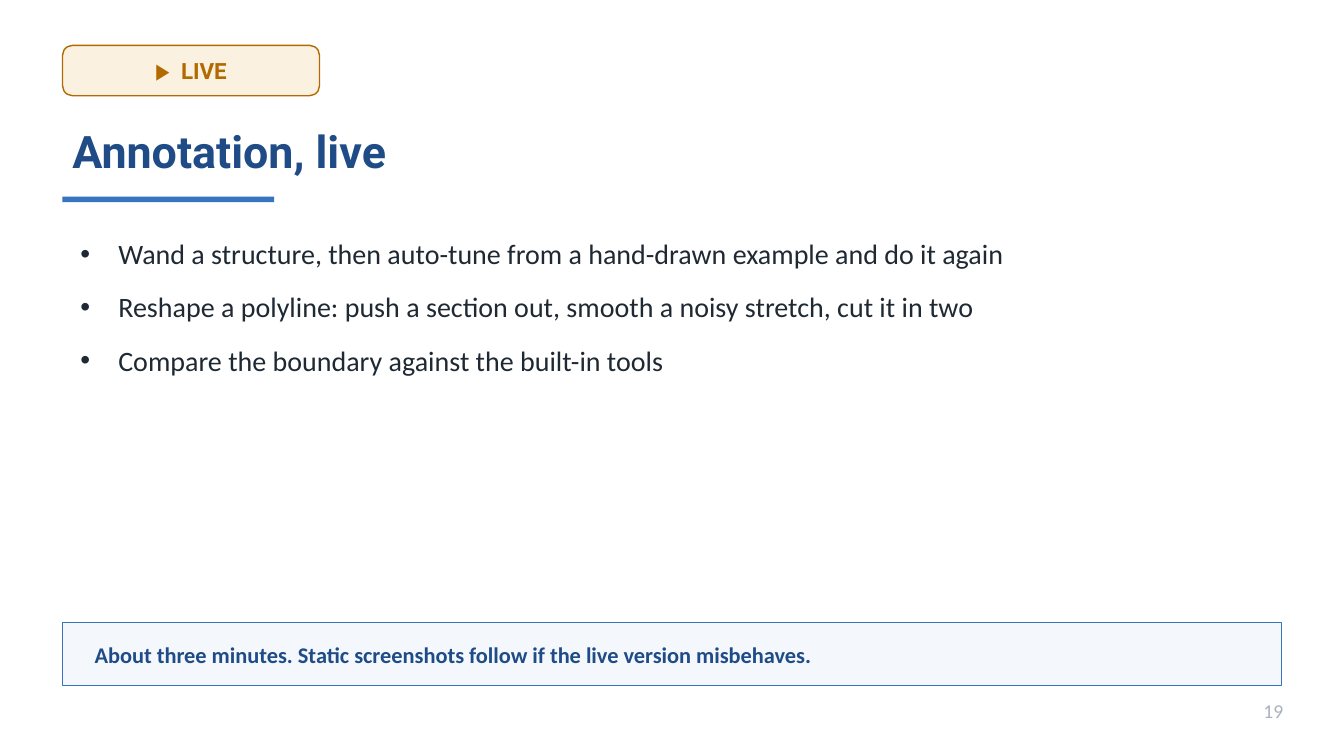
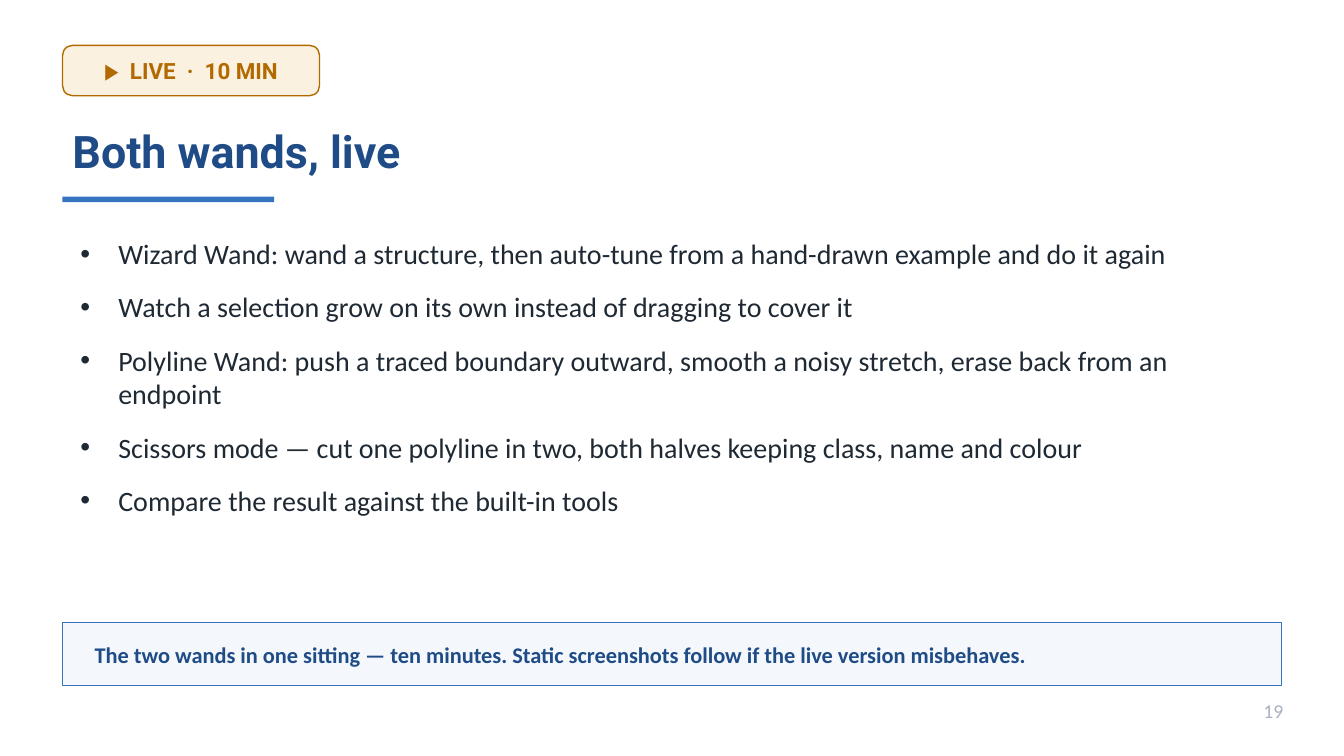
Before and after one commit to MichaelSNelson/BINA-I2K-2026-QuPath-Extensions, a slide deck: slide 19 of I2K_2026_QuPath_Extensions.pptx. Drawn at 1344x756 pixels with LibreOffice and Linux fonts; fonts in the diff are those of the drawing. Boxes give left, top, right and bottom in pixels: in the first picture for what was removed or moved away, otherwise in the second. Text is boxed around its words. In the diff, an @@ line names an element or a change of style, - is before the commit and + after.

```diff
--- a/I2K_2026_QuPath_Extensions.pptx
+++ b/I2K_2026_QuPath_Extensions.pptx
@@ text at bbox=[130, 63, 278, 80]: text changed @@
-▶ LIVE
+▶ LIVE · 10 MIN
@@ text at bbox=[72, 134, 400, 176]: text changed @@
-Annotation, live
+Both wands, live
@@ text at bbox=[118, 244, 1167, 516]: text changed @@
-• Wand a structure, then auto-tune from a hand-drawn example and do it again
-• Reshape a polyline: push a section out, smooth a noisy stretch, cut it in two
-• Compare the boundary against the built-in tools
+• Wizard Wand: wand a structure, then auto-tune from a hand-drawn example and do it again
+• Watch a selection grow on its own instead of dragging to cover it
+• Polyline Wand: push a traced boundary outward, smooth a noisy stretch, erase back from an endpoint
+• Scissors mode — cut one polyline in two, both halves keeping class, name and colour
+• Compare the result against the built-in tools
@@ text at bbox=[95, 647, 1026, 667]: text changed @@
-About three minutes. Static screenshots follow if the live version misbehaves.
+The two wands in one sitting — ten minutes. Static screenshots follow if the live version misbehaves.
```
Also in this commit, not shown: 26 other slides changed, 1 slide removed, 11 other files.
